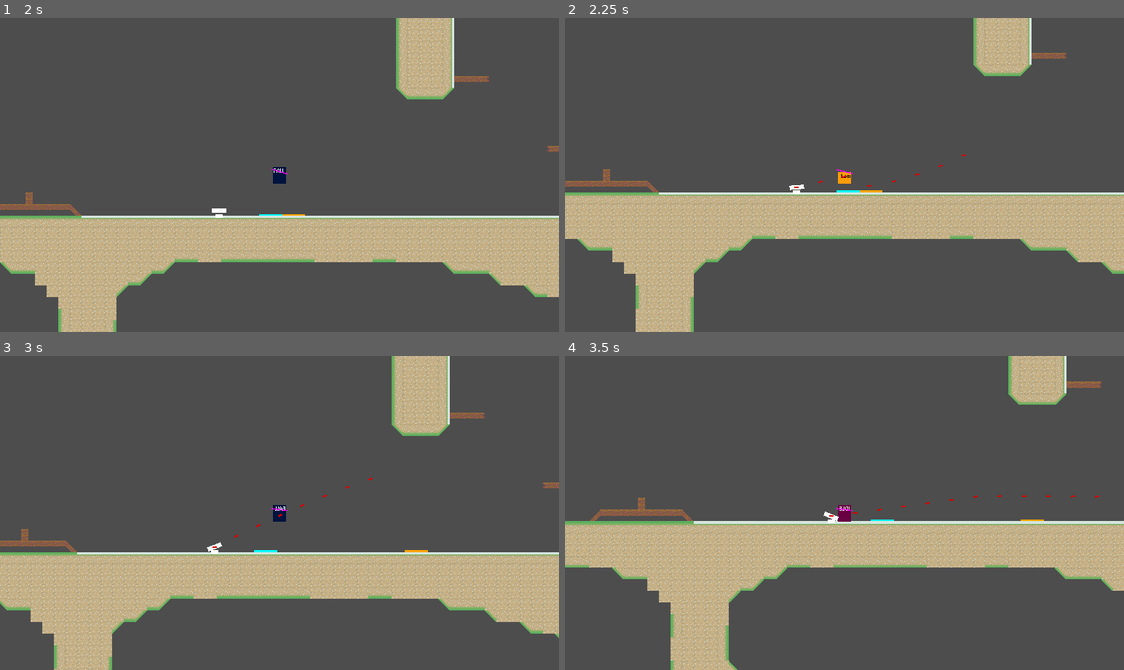
Above: before the commit, frames 1-4 (two rows, left to right).
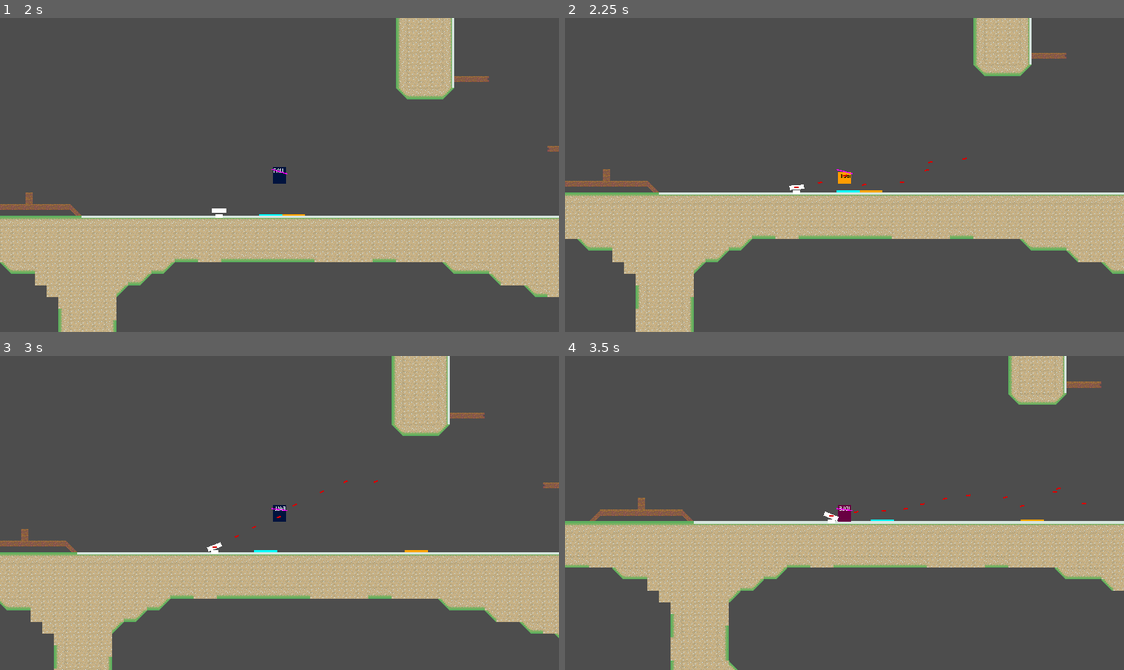
Above: after the commit, the same moments.

Repository: haruo-gabriel/portal2d
Game: Godot game, scene res://levels/test.tscn
Same seed, same stepped clock (60 frames per second), same inputs: the game is played once before the commit and once after it.
Inputs (mouse positions are in pixels of both pictures, inside the frame that each line leads up to):
- Up to frame 1 (2 s): tap Enter at 0.5 s; move the mouse to (251, 237) at 0.52 s; hold D (move_right) from 0.53 s (still down); click (251, 237) at 0.6 s; tap Space (jump) at 0.77, 1.52 s; right-click (251, 237) at 0.8 s; move the mouse to (447, 222) at 1.27 s; right-click (447, 222) at 1.35 s; click (447, 222) at 1.55 s
- Up to frame 2 (2.25 s): move the mouse to (676, 127) at 2.02 s; release D (move_right) at 2.03 s; hold A (move_left) from 2.03 s (still down); hold Shift (crouch) from 2.03 s (still down)
- Up to frame 3 (3 s): keep holding A (move_left); right-click (111, 465) at 2.3 s; move the mouse to (307, 513) at 2.77 s; release Shift (crouch) at 2.78 s; click (307, 513) at 2.85 s
- Up to frame 4 (3.5 s): keep holding A (move_left); tap Space (jump) at 3.02 s

Frame 1 is identical in both runs. In frame 2, less than 0.1% of the frame differs, in the area x 45-72%, y 43-54%; in frame 3, less than 0.1%; in frame 4, less than 0.1%, in the area x 51-96%, y 41-51%.

Commit message:
Adding randomnes to laser

Diff:
--- a/godot project/characters/turret/scripts/states/active.gd
+++ b/godot project/characters/turret/scripts/states/active.gd
@@ -2,7 +2,7 @@
 class_name TurretActive
 extends TurretState
 
-const last_seen_time: int = 40
+const last_seen_time: int = 100
 
 var open_cooldown: int
 var last_seen: int
--- a/godot project/characters/turret/scripts/turret.gd
+++ b/godot project/characters/turret/scripts/turret.gd
@@ -38,6 +38,9 @@
 	laser.start_position = raycast.global_position
 	laser.velocity = diff.normalized() * 2000
 
+	laser.velocity = laser.velocity.rotated((randf() * 2 - 1) / 20)
+	laser.velocity *= .9 + randf() / 5
+
 	get_parent().add_child(laser)
 
 func _ready() -> void:
